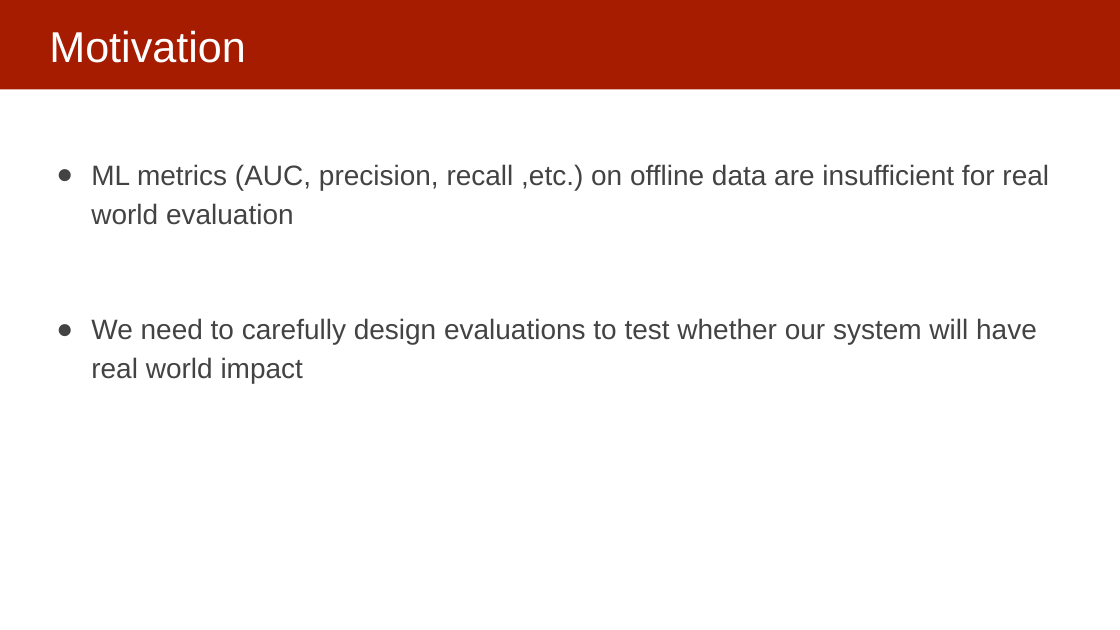
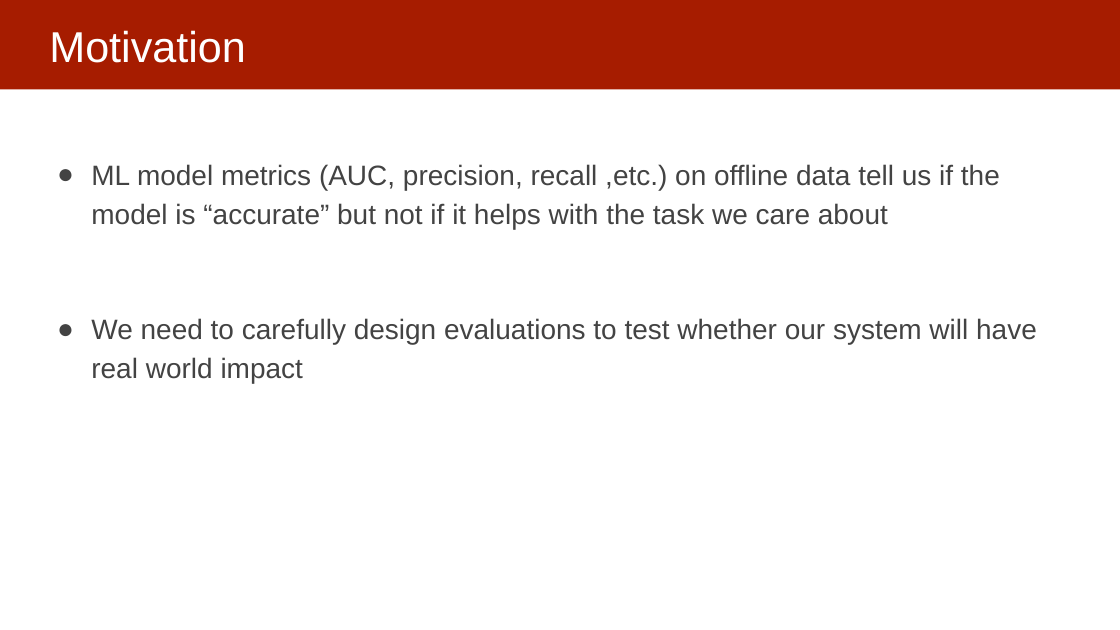
Before and after one commit to dssg/mlforpublicpolicylab, a slide deck: slide 6 of Lectures/FieldValidation.pptx (slide 5 before the commit). Drawn at 1120x630 pixels with LibreOffice and Linux fonts; fonts in the diff are those of the drawing. Boxes give left, top, right and bottom in pixels: in the first picture for what was removed or moved away, otherwise in the second. Text is boxed around its words. In the diff, an @@ line names an element or a change of style, - is before the commit and + after.

```diff
--- a/Lectures/FieldValidation.pptx
+++ b/Lectures/FieldValidation.pptx
@@ text at bbox=[91, 164, 1000, 229]: text changed @@
-● ML metrics (AUC, precision, recall ,etc.) on offline data are insufficient for real world evaluation
+● ML model metrics (AUC, precision, recall ,etc.) on offline data tell us if the model is “accurate” but not if it helps with the task we care about
```
Also in this commit, not shown: 15 other slides changed, 10 slides added, 1 slide removed.
